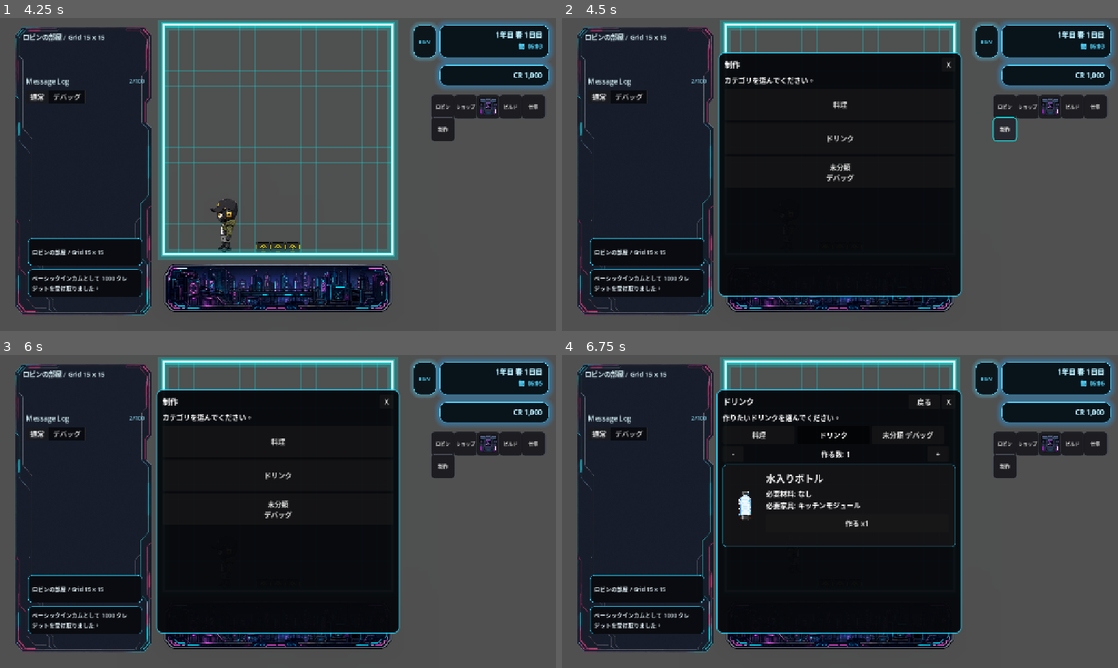
Above: before the commit, frames 1-4 (two rows, left to right).
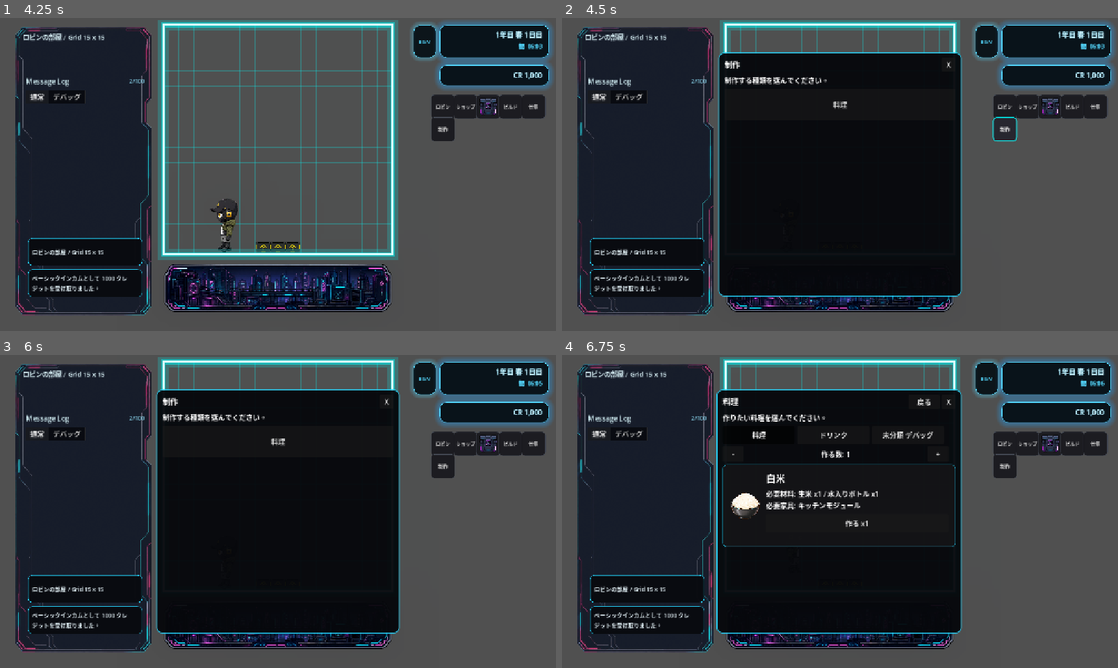
Above: after the commit, the same moments.

Repository: grimoire1089-coder/optimistic
Game: Godot game, scene res://Scenes/Boot/TitleScene.tscn
Same seed, same stepped clock (60 frames per second), same inputs: the game is played once before the commit and once after it. Sound files missing from this copy of the repository are replaced by a short silence.
Inputs:
- Up to frame 1 (4.25 s): click "はじめる" at 0.5 s; click "BGM" at 1.25 s; click "OFF" at 2 s; click "ロビン" at 2.75 s; click "×" at 3.5 s
- Up to frame 2 (4.5 s): click "制作" at 4.25 s
- Up to frame 3 (6 s): click "料理" at 5 s; click "戻る" at 5.75 s
- Up to frame 4 (6.75 s): click "ドリンク" (after the commit: "料理") at 6.5 s

Frame 1 is identical in both runs. In frame 2, 0.5% of the frame differs, in the area x 29-53%, y 18-53%; in frame 3, 0.5%; in frame 4, 1.0%, in the area x 28-57%, y 13-53%.

Commit message:
Keep drink and debug tabs inside cooking screen

Diff:
--- a/Scripts/UI/HUD/CraftMenu.gd
+++ b/Scripts/UI/HUD/CraftMenu.gd
@@ -27,7 +27,7 @@
 const UNCATEGORIZED_DEBUG_BUTTON_TEXT_CODES := [0x672a, 0x5206, 0x985e, 0x0a, 0x30c7, 0x30d0, 0x30c3, 0x30b0]
 const BACK_BUTTON_CODES := [0x623b, 0x308b]
 const MAKE_BUTTON_CODES := [0x4f5c, 0x308b]
-const CATEGORY_GUIDE_CODES := [0x30ab, 0x30c6, 0x30b4, 0x30ea, 0x3092, 0x9078, 0x3093, 0x3067, 0x304f, 0x3060, 0x3055, 0x3044, 0x3002]
+const CATEGORY_GUIDE_CODES := [0x5236, 0x4f5c, 0x3059, 0x308b, 0x7a2e, 0x985e, 0x3092, 0x9078, 0x3093, 0x3067, 0x304f, 0x3060, 0x3055, 0x3044, 0x3002]
 const COOKING_GUIDE_CODES := [0x4f5c, 0x308a, 0x305f, 0x3044, 0x6599, 0x7406, 0x3092, 0x9078, 0x3093, 0x3067, 0x304f, 0x3060, 0x3055, 0x3044, 0x3002]
 const DRINKS_GUIDE_CODES := [0x4f5c, 0x308a, 0x305f, 0x3044, 0x30c9, 0x30ea, 0x30f3, 0x30af, 0x3092, 0x9078, 0x3093, 0x3067, 0x304f, 0x3060, 0x3055, 0x3044, 0x3002]
 const UNCATEGORIZED_GUIDE_CODES := [0x30c7, 0x30d0, 0x30c3, 0x30b0, 0x7528, 0x306e, 0x672a, 0x5206, 0x985e, 0x30ab, 0x30c6, 0x30b4, 0x30ea, 0x3067, 0x3059, 0x3002]
@@ -148,8 +148,6 @@
 	cooking_button.visible = false
 	detail_label.text = _string_from_codes(CATEGORY_GUIDE_CODES)
 	_add_category_button(CATEGORY_COOKING)
-	_add_category_button(CATEGORY_DRINKS)
-	_add_category_button(CATEGORY_UNCATEGORIZED_DEBUG)
 
 
 func _show_recipe_view(category_id: StringName) -> void:
